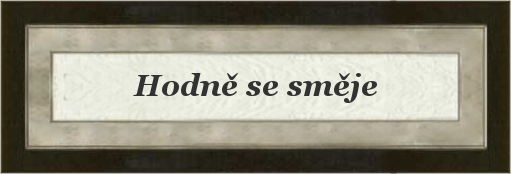
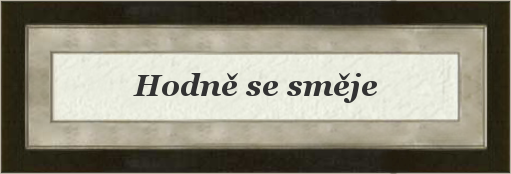
The second 511 × 174 image is a revision of the first. Changes to its layers:
painted on "Card" over [30, 33, 488, 141]
